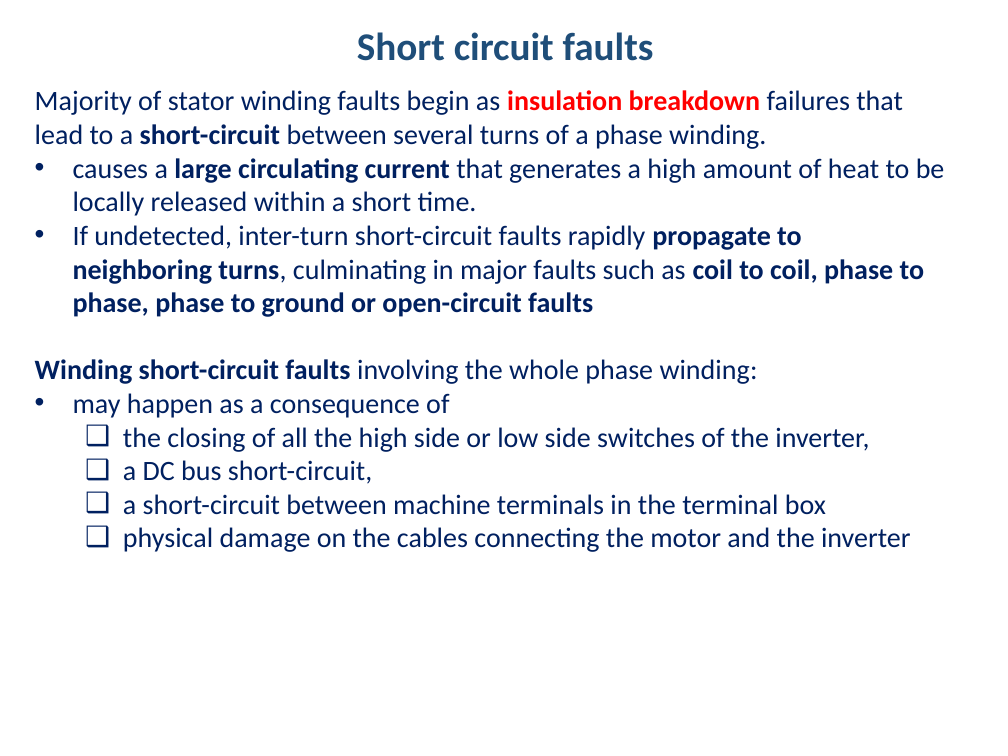
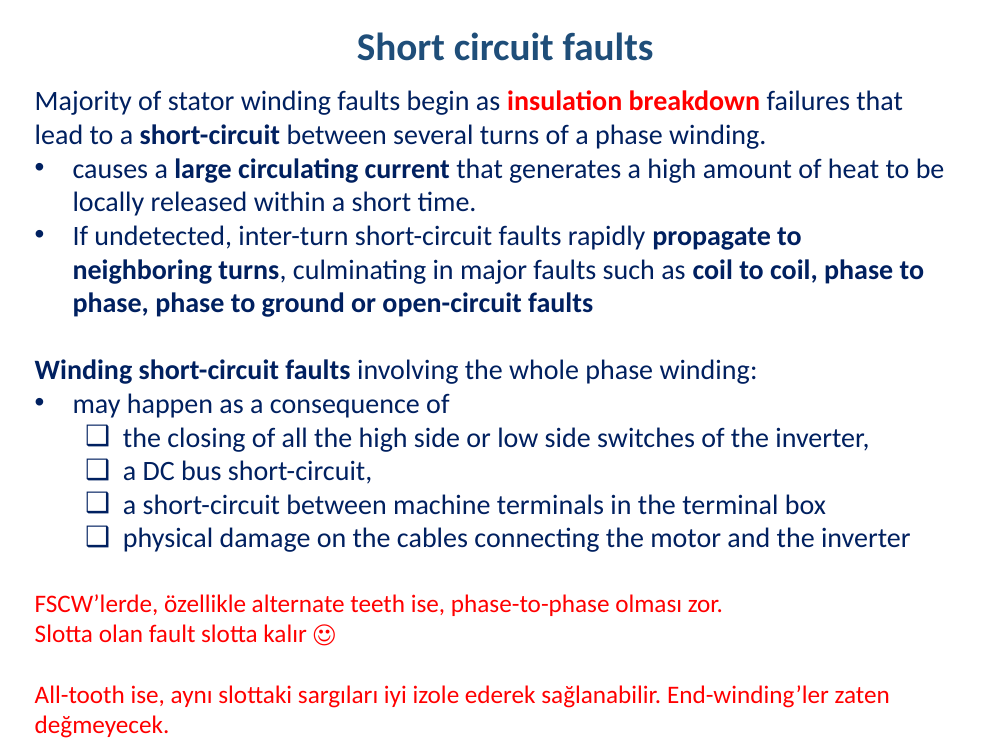
Before and after one commit to hakanpolat/IMMD, a slide deck: slide 5 of Literature/immd_ver2_research.pptx. Drawn at 1008x756 pixels with LibreOffice and Linux fonts; fonts in the diff are those of the drawing. Boxes give left, top, right and bottom in pixels: in the first picture for what was removed or moved away, otherwise in the second. Text is boxed around its words. In the diff, an @@ line names an element or a change of style, - is before the commit and + after.

Commit message:
Fault tolerance, inductance, stator configurations, drive topologies üzerine çalışmalar. Bkz: immd_ver2_research.pptx.

```diff
--- a/Literature/immd_ver2_research.pptx
+++ b/Literature/immd_ver2_research.pptx
@@ text at (35, 594, 890, 738): paragraphs added @@
+FSCW’lerde, özellikle alternate teeth ise, phase-to-phase olması zor.
+Slotta olan fault slotta kalır ☺
+All-tooth ise, aynı slottaki sargıları iyi izole ederek sağlanabilir. End-winding’ler zaten değmeyecek.
```
Also in this commit, not shown: 7 other slides changed, 12 slides added, 4 other files.
